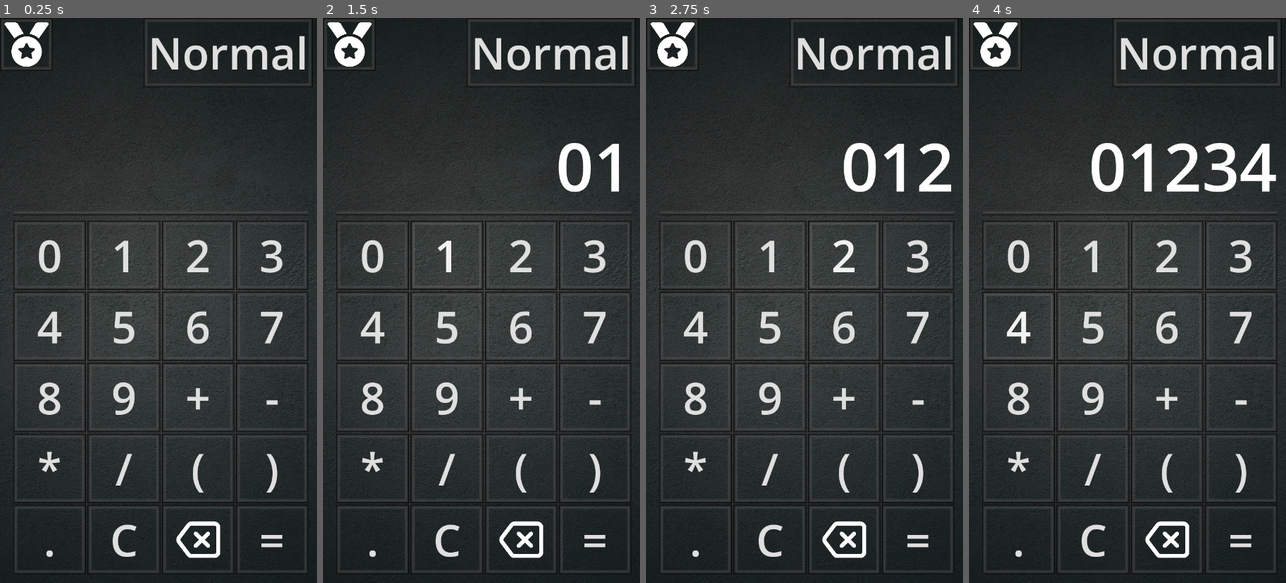
Above: before the commit, frames 1-4 (left to right).
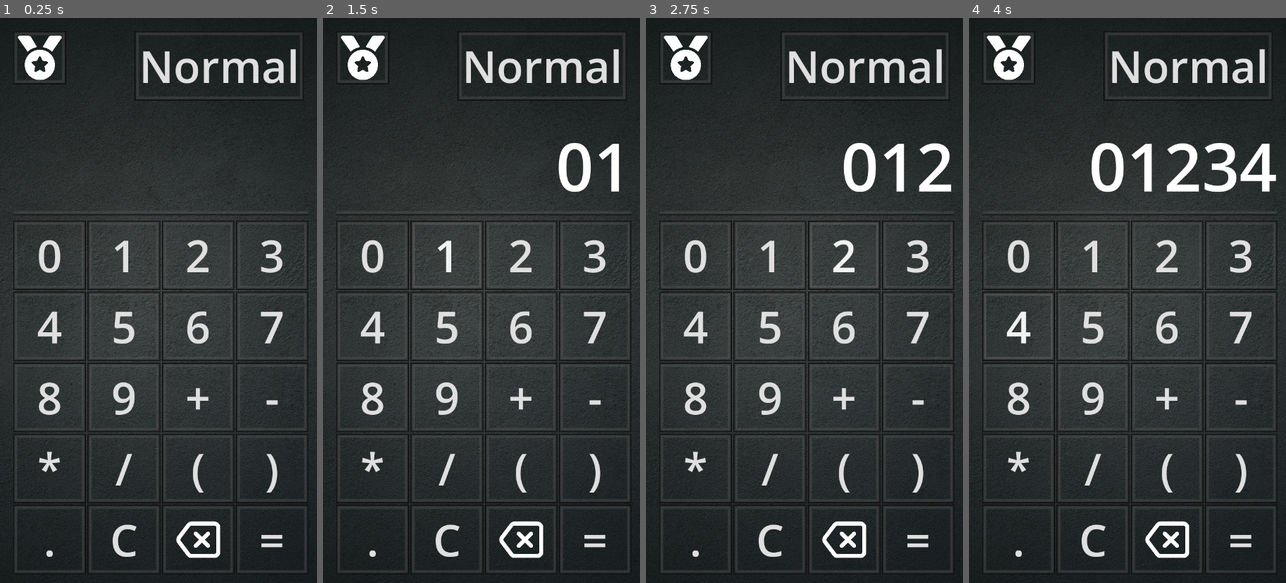
Above: after the commit, the same moments.

Repository: ppagdev/wrongculator-android
Game: Godot game, scene res://scenes/main.tscn
The game is run twice, just before and just after one commit, with the same random seed, the same clock (stepped at 60 frames per second) and the same inputs.
Inputs:
- Up to frame 1 (0.25 s): no input
- Up to frame 2 (1.5 s): click "0" at 0.5 s; click "1" at 1.25 s
- Up to frame 3 (2.75 s): click "2" at 2 s
- Up to frame 4 (4 s): click "3" at 2.75 s; click "4" at 3.5 s

The runs differ from the first frame. In frame 1, 3.1% of the frame differs, in the area x 0-99%, y 0-15%; in frame 2, 3.1%; in frame 3, 3.1%; in frame 4, 3.1%.

Commit message:
added achievement system

Diff:
--- /dev/null
+++ b/scenes/achievements.gd
@@ -0,0 +1,46 @@
+extends RichTextLabel
+
+var achievements = {
+	"COWARD" : false,
+	"A2" : false,
+	"A3" : false,
+}
+
+func save_achievements():
+	var json_string = JSON.stringify(achievements)
+	var save_file = FileAccess.open("user://achievements.save", FileAccess.WRITE)
+	save_file.store_string(json_string)
+	print("Achievements saved successfully.")
+
+func load_achievements():
+	if not FileAccess.file_exists("user://achievements.save"):
+		print("No achievements file found.")
+		return
+	var load_file = FileAccess.open("user://achievements.save", FileAccess.READ)
+	var json = JSON.new()
+	var json_data = load_file.get_as_text()
+	var _parse_result = json.parse(json_data)
+	var achievements_data = json.get_data()
+	load_file.close()
+	if achievements_data is Dictionary:
+		for a in achievements_data.keys():
+			achievements[a] = achievements_data[a]
+		print("Achievements loaded successfully.")
+	else:
+		print("Failed to load achievements data.")
+
+func achieve(a):
+	achievements[a] = true
+	save_achievements()
+
+func displayAchievements():
+	var total = len(achievements)
+	var completed = 0
+	for a in achievements:
+		if achievements[a]:
+			completed += 1
+	self.text = "%d out of %d achievements completed." % [completed, total]
+
+# Called every frame. 'delta' is the elapsed time since the previous frame.
+func _process(_delta):
+	displayAchievements()
--- a/scenes/main.tscn
+++ b/scenes/main.tscn
@@ -1,9 +1,10 @@
-[gd_scene load_steps=12 format=3 uid="uid://dxfi1ninmdbop"]
+[gd_scene load_steps=16 format=3 uid="uid://dxfi1ninmdbop"]
 
 [ext_resource type="Script" path="res://scripts/main.gd" id="1_wk8ey"]
 [ext_resource type="Texture2D" uid="uid://dxbwc446wi4bm" path="res://assets/images/chalkboard-background.jpg" id="2_2tpqb"]
 [ext_resource type="Texture2D" uid="uid://bv02aaipfbskx" path="res://assets/images/backspace-icon.png" id="2_dvkbd"]
 [ext_resource type="Texture2D" uid="uid://jyvc7p7ombb" path="res://assets/images/medal-icon.png" id="4_eu5kf"]
+[ext_resource type="Script" path="res://scenes/achievements.gd" id="5_ql62k"]
 
 [sub_resource type="StyleBoxFlat" id="StyleBoxFlat_rp33r"]
 bg_color = Color(0.6, 0.6, 0.6, 0)
@@ -43,6 +44,19 @@
 
 [sub_resource type="StyleBoxEmpty" id="StyleBoxEmpty_20t0r"]
 
+[sub_resource type="StyleBoxFlat" id="StyleBoxFlat_k1piq"]
+bg_color = Color(0, 0, 0, 1)
+border_width_left = 10
+border_width_top = 10
+border_width_right = 10
+border_width_bottom = 10
+border_color = Color(0.188235, 0.317647, 0.0117647, 1)
+border_blend = true
+
+[sub_resource type="StyleBoxEmpty" id="StyleBoxEmpty_e8gy7"]
+
+[sub_resource type="StyleBoxEmpty" id="StyleBoxEmpty_kha28"]
+
 [node name="Main" type="Control"]
 layout_mode = 3
 anchors_preset = 15
@@ -179,14 +193,14 @@
 theme_override_font_sizes/font_size = 100
 text = "/"
 
-[node name="ButtonLeftParentheses" type="Button" parent="VSplitContainer/GridContainer"]
+[node name="ButtonLParentheses" type="Button" parent="VSplitContainer/GridContainer"]
 layout_mode = 2
 size_flags_horizontal = 3
 size_flags_vertical = 3
 theme_override_font_sizes/font_size = 100
 text = "("
 
-[node name="ButtonRightParentheses" type="Button" parent="VSplitContainer/GridContainer"]
+[node name="ButtonRParentheses" type="Button" parent="VSplitContainer/GridContainer"]
 layout_mode = 2
 size_flags_horizontal = 3
 size_flags_vertical = 3
@@ -222,7 +236,7 @@
 theme_override_font_sizes/font_size = 100
 text = "="
 
-[node name="TextureRect" type="TextureRect" parent="."]
+[node name="Background" type="TextureRect" parent="."]
 z_index = -10
 layout_mode = 1
 anchors_preset = 15
@@ -239,9 +253,10 @@
 anchors_preset = 1
 anchor_left = 1.0
 anchor_right = 1.0
-offset_left = -155.0
-offset_right = -10.0
-offset_bottom = 42.0
+offset_left = -414.0
+offset_top = 30.0
+offset_right = -30.0
+offset_bottom = 187.0
 grow_horizontal = 0
 theme_override_styles/panel = SubResource("StyleBoxFlat_s0sbg")
 
@@ -260,8 +275,10 @@
 
 [node name="PanelContainer2" type="PanelContainer" parent="."]
 layout_mode = 0
-offset_right = 40.0
-offset_bottom = 40.0
+offset_left = 30.0
+offset_top = 30.0
+offset_right = 150.0
+offset_bottom = 150.0
 theme_override_styles/panel = SubResource("StyleBoxFlat_s0sbg")
 
 [node name="ButtonAchievements" type="Button" parent="PanelContainer2"]
@@ -271,7 +288,31 @@
 theme_override_styles/pressed = SubResource("StyleBoxEmpty_20t0r")
 theme_override_styles/disabled = SubResource("StyleBoxEmpty_20t0r")
 theme_override_styles/focus = SubResource("StyleBoxEmpty_20t0r")
+action_mode = 0
 icon = ExtResource("4_eu5kf")
+
+[node name="PanelContainer3" type="PanelContainer" parent="."]
+visible = false
+layout_mode = 1
+anchors_preset = 14
+anchor_top = 0.5
+anchor_right = 1.0
+anchor_bottom = 0.5
+offset_left = 30.0
+offset_top = -78.5
+offset_right = -20.0
+offset_bottom = 78.5
+grow_horizontal = 2
+grow_vertical = 2
+theme_override_styles/panel = SubResource("StyleBoxFlat_k1piq")
+
+[node name="AchievementsPopup" type="RichTextLabel" parent="PanelContainer3"]
+layout_mode = 2
+theme_override_font_sizes/normal_font_size = 75
+theme_override_styles/focus = SubResource("StyleBoxEmpty_e8gy7")
+theme_override_styles/normal = SubResource("StyleBoxEmpty_kha28")
+fit_content = true
+script = ExtResource("5_ql62k")
 
 [connection signal="pressed" from="VSplitContainer/GridContainer/Button0" to="." method="_on_button_pressed" binds= ["0"]]
 [connection signal="pressed" from="VSplitContainer/GridContainer/Button1" to="." method="_on_button_pressed" binds= ["1"]]
@@ -287,10 +328,11 @@
 [connection signal="pressed" from="VSplitContainer/GridContainer/ButtonSubtract" to="." method="_on_button_pressed" binds= ["-"]]
 [connection signal="pressed" from="VSplitContainer/GridContainer/ButtonMultiply" to="." method="_on_button_pressed" binds= ["*"]]
 [connection signal="pressed" from="VSplitContainer/GridContainer/ButtonDivide" to="." method="_on_button_pressed" binds= ["/"]]
-[connection signal="pressed" from="VSplitContainer/GridContainer/ButtonLeftParentheses" to="." method="_on_button_pressed" binds= ["("]]
-[connection signal="pressed" from="VSplitContainer/GridContainer/ButtonRightParentheses" to="." method="_on_button_pressed" binds= [")"]]
+[connection signal="pressed" from="VSplitContainer/GridContainer/ButtonLParentheses" to="." method="_on_button_pressed" binds= ["("]]
+[connection signal="pressed" from="VSplitContainer/GridContainer/ButtonRParentheses" to="." method="_on_button_pressed" binds= [")"]]
 [connection signal="pressed" from="VSplitContainer/GridContainer/ButtonPoint" to="." method="_on_button_pressed" binds= ["."]]
 [connection signal="pressed" from="VSplitContainer/GridContainer/ButtonClr" to="." method="_on_button_clr_pressed"]
 [connection signal="pressed" from="VSplitContainer/GridContainer/ButtonBackspace" to="." method="_on_button_backspace_pressed"]
 [connection signal="pressed" from="VSplitContainer/GridContainer/ButtonEquals" to="." method="_on_button_equals_pressed"]
 [connection signal="toggled" from="PanelContainer/CowardMode" to="." method="_on_coward_mode_toggled"]
+[connection signal="pressed" from="PanelContainer2/ButtonAchievements" to="." method="_on_button_achievements_pressed"]
--- a/scripts/main.gd
+++ b/scripts/main.gd
@@ -2,17 +2,19 @@
 
 var char_limit = 12
 var coward = false
-
+@onready var achievements_node = get_node("PanelContainer3/AchievementsPopup")
+@onready var display = get_node("VSplitContainer/Label")
 # Called when the node enters the scene tree for the first time.
 func _ready():
 	print("WRONGCULATOR IS NOW ACTIVE!!!")
+	achievements_node.load_achievements()
 
 func backspace():
-	var display = get_node("VSplitContainer/Label")
 	display.text = display.text.left(display.text.length()-1)
 
 func wrongculate(expression):
 	if coward:
+		achievements_node.achieve("COWARD")
 		return expression
 	var rng = RandomNumberGenerator.new()
 	if rng.randi_range(0,2):
@@ -22,7 +24,6 @@
 	return expression
 
 func evaluateExpression():
-	var display = get_node("VSplitContainer/Label")
 	var text = wrongculate(display.text)
 	var expression = Expression.new()
 	if expression.parse(text):
@@ -37,11 +38,9 @@
 	appendToDisplay(result)
 
 func resetDisplay():
-	var display = get_node("VSplitContainer/Label")
 	display.text = ""
 
 func appendToDisplay(arg):
-	var display = get_node("VSplitContainer/Label")
 	if display.text == "ERROR":
 		resetDisplay()
 	if display.text.length() >= char_limit:
@@ -58,6 +57,8 @@
 
 
 func _on_button_equals_pressed():
+	if display.text == "ERROR":
+		return
 	evaluateExpression()
 
 
@@ -71,3 +72,8 @@
 		get_node("PanelContainer/CowardMode").text = "Coward"
 	else:
 		get_node("PanelContainer/CowardMode").text = "Normal"
+
+
+func _on_button_achievements_pressed():
+	var panel = get_node("PanelContainer3")
+	panel.set_visible(!panel.is_visible())
